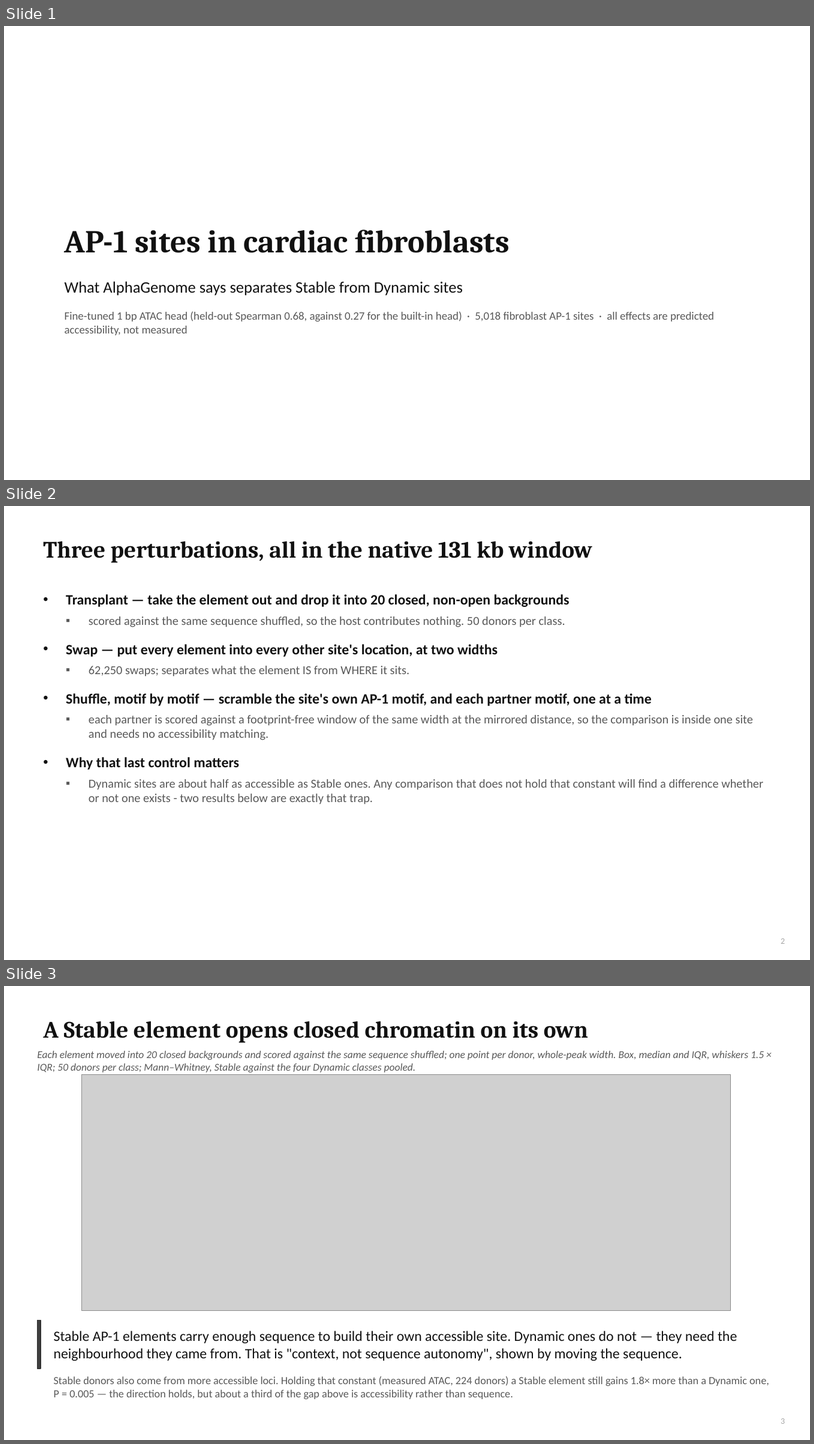
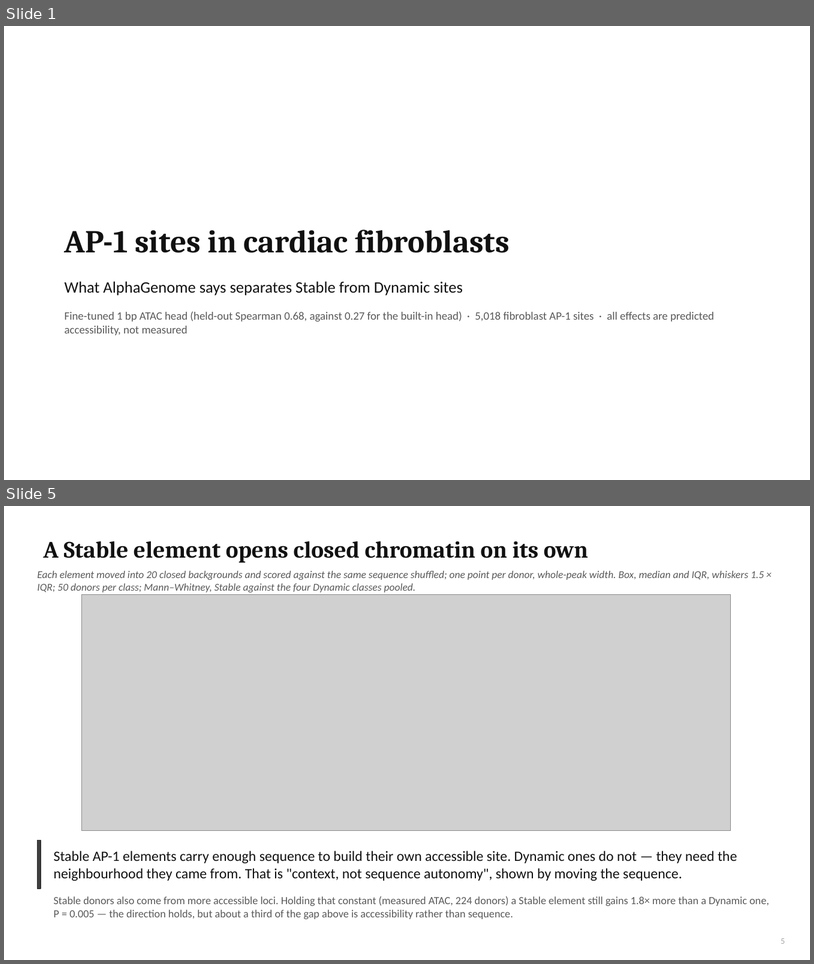
Before and after one commit to cytokine4242/Alpha_Genome_Ap1, a slide deck: Analysis/AP1_fibroblast_lab_meeting.pptx. Shown one above the other, each under a label of ours: slides 1, 2 and 3 before the commit, slides 1 and 5 after it; the slides between them are not shown. The pictures are 814x1444 and 814x964 pixels, drawn with LibreOffice and Linux fonts; fonts in the diff are those of the drawing; grey boxes stand for pictures. Boxes give left, top, right and bottom in pixels: in the first picture for what was removed or moved away, otherwise in the second. Text is boxed around its words. In the diff, an @@ line names an element or a change of style, - is before the commit and + after.

```diff
--- a/Analysis/AP1_fibroblast_lab_meeting.pptx
+++ b/Analysis/AP1_fibroblast_lab_meeting.pptx
@@ slide 2 removed at box(4, 506, 810, 960), background #FFFFFF @@
@@ title removed at box(43, 541, 593, 563) @@
-Three perturbations, all in the native 131 kb window
@@ text removed at box(66, 594, 764, 804) @@
-• Transplant — take the element out and drop it into 20 closed, non-open backgrounds
-  ▪ scored against the same sequence shuffled, so the host contributes nothing. 50 donors per class.
-• Swap — put every element into every other site's location, at two widths
-  ▪ 62,250 swaps; separates what the element IS from WHERE it sits.
-• Shuffle, motif by motif — scramble the site's own AP-1 motif, and each partner motif, one at a time
-  ▪ each partner is scored against a footprint-free window of the same width at the mirrored distance, so the comparison is inside one site and needs no accessibility matching.
-• Why that last control matters
-  ▪ Dynamic sites are about half as accessible as Stable ones. Any comparison that does not hold that constant will find a difference whether or not one exists - two results below are exactly that trap.
@@ page number removed at box(781, 938, 785, 943) @@
-2
@@ what was slide 3 is now slide 5 @@
@@ page number at box(781, 938, 785, 943): text changed @@
-3
+5
```
Also in this commit, not shown: 4 slides added, 10 other files.
